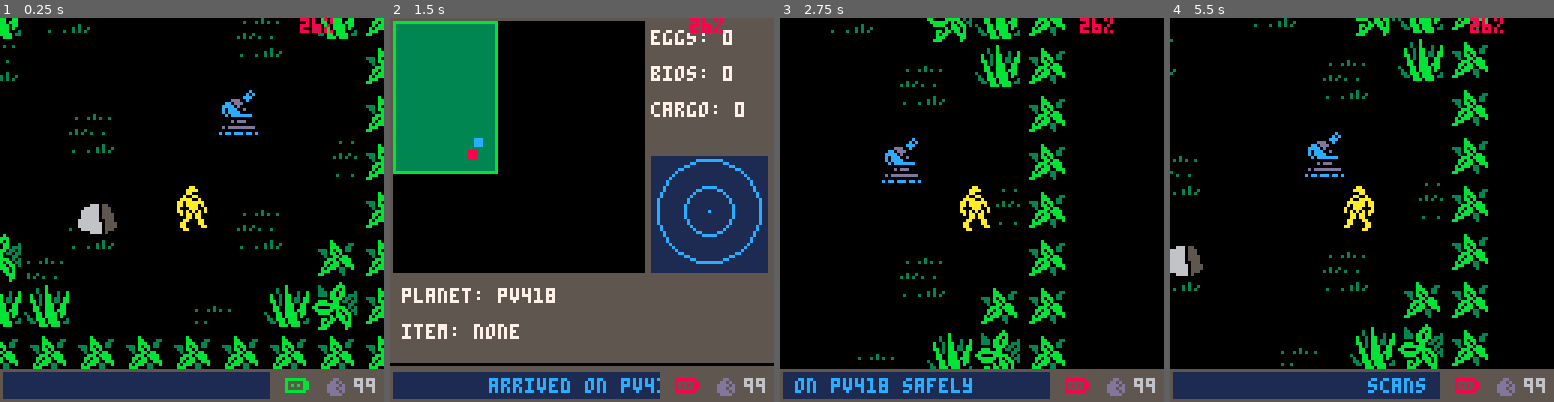
Above: before the commit, frames 1-4 (left to right).
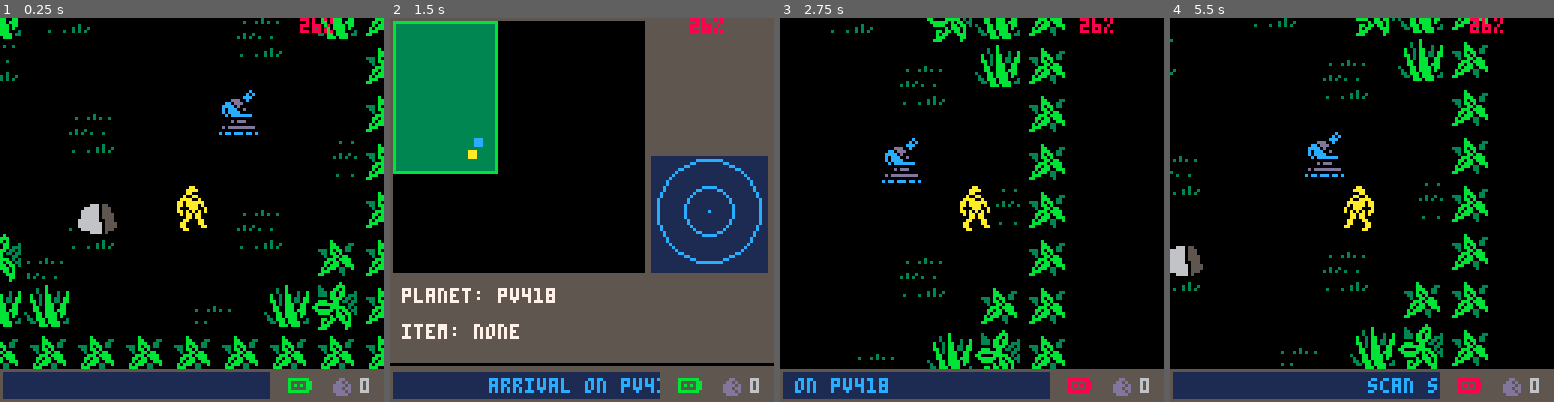
Above: after the commit, the same moments.

Repository: morningtoast/pico8-alien
Game: PICO-8 cartridge ripley.p8
Same seed, same stepped clock (60 frames per second), same inputs: the game is played once before the commit and once after it.
Inputs:
- Up to frame 1 (0.25 s): no input
- Up to frame 2 (1.5 s): tap X (X key) at 0.33, 1.07 s; tap O (Z key) at 0.7 s
- Up to frame 3 (2.75 s): hold Right 1.6-2.1 s; tap O (Z key) at 1.7, 2.1, 2.5 s; tap X (X key) at 1.85 s; hold Up 2.15-2.42 s; hold Right from 2.47 s (still down)
- Up to frame 4 (5.5 s): tap O (Z key) every 0.4 s from 2.9 to 5.3 s; tap X (X key) at 2.97, 4.08, 5.2 s; release Right at 3.03 s; hold Left 3.08-3.58 s; hold Down 3.63-3.97 s; hold Right 4.02-4.68 s; hold Up 4.73-5.03 s; hold Left from 5.08 s (still down)

The runs differ from the first frame. In frame 1, 0.4% of the frame differs, in the area x 74-98%, y 93-99%; in frame 2, 1.6%, in the area x 20-98%, y 3-99%; in frame 3, 0.7%; in frame 4, 0.5%.

Commit message:
Text work

Diff:
--- a/ripley.p8
+++ b/ripley.p8
@@ -5,7 +5,7 @@
 --
 -- #globals and system needs
 --
-t=0
+gt=0
 
 ef=function() end
 cart_update,cart_draw=ef,ef
@@ -13,7 +13,7 @@
 	u=u or ef
 	d=d or ef
 	cart_update,cart_draw=u,d
-	t=0
+	gt=0
 end
 
 
@@ -27,6 +27,7 @@
 	p_freeze=0
 	p_st=1 -- state: 1=unarmed, 2=gun, 3=beacon
 	p_spr=32
+	p_transport_t=0
 end
 
 function p_update()
@@ -77,32 +76,47 @@
 		-- when player gets to a body, switch modes
 		if tile.occupant=="egg" then
 			eggs_collected=min(eggs_collected+1,10)
+			egg_count+=1
 			current_level.eggs=min(current_level.eggs-1,0)
 
 			set_tile_occupant(p_tx,p_ty,"empty")
 
-			add_ticker_text("egg collected;"..current_level.eggs.." eggs remaining;")
+			add_ticker_text("alien egg collected;"..current_level.eggs.." eggs remaining")
 
 
 			if eggs_collected>=10 then
-				add_ticker_text("mission accomplished;return to transport beacon immediately;")
-			end
-		end
-
-
+				add_ticker_text("mission accomplished;return to transport beacon immediately")
+			end
+		end
+
+		-- player hits transport beacon
 		if tile.occupant=="transport" and not p_transport then
 			printh(p_transport)
 			eggs_collected=min(eggs_collected+1,10)
 			if current_level.eggs>0 then
-				add_ticker_text("contacting shuttle...;mission: find alien eggs;",true)
+				add_ticker_text("contacting dropship...;dropship unavailable",true)
 			else
-				add_ticker_text("contacting shuttle...;preparing for arrival;",true)
+				add_ticker_text("contacting dropship...",true)
+				p_transport_t=1
 			end
 			p_transport=true
 		end
 
 		if tile.occupant!="transport" and p_transport then
 			p_transport=false
+		end
+
+		if p_transport_t>1 then
+			p_transport_t+=1
+
+			if p_transport_t==100 then
+				add_ticker_text("dropship en route")
+			end
+
+			if p_transport_t==300 then
+				-- level complete
+				-- #todo
+			end
 		end
 
 
@@ -114,7 +128,7 @@
 		end
 
 
-		-- action; shoot or place beacon
+		-- use item
 		if btnxp then
 			-- beacon
 			if p_st==3 then
@@ -168,8 +182,6 @@
 		end
 
 	else
-		minimap_battery+=1
-
 		if btnzp then
 			minimap_battery=600
 			map_mode=false
@@ -285,7 +297,7 @@
 			update_walker(self)
 
 			if self.tile.occupant=="body" then
-				add_ticker_text("adult xenomorph has been detected;avoid close proximity;continue egg search;")
+				add_ticker_text("adult xenomorph has been detected;avoid close proximity")
 				add_alien(self.tx,self.ty)
 				del(actors,self)
 			end
@@ -481,7 +493,7 @@
 
 -- #walker - common logic for actors that move around the map
 function update_walker(self)
-	-- id: 1=hugger, 2=alien
+	-- self is actor object - id: 1=hugger, 2=alien
 	local id=self.id
 	local dest={}
 
@@ -816,7 +828,7 @@
 end
 
 
--- returns list of tiles of specified occupant
+-- returns list of tiles of specified occupant + pixel coordinates
 -- filter_tiles(str_occupant)
 function filter_tiles(occupant)
 	local list={}
@@ -824,6 +836,7 @@
 	for tx=1,map_tilew do
 		for ty=1,map_tileh do
 			local t=level_grid[tx][ty]
+			t.x,t.y=tile_to_px(x,y)
 
 			if t.occupant==occupant then
 				add(list,t)
@@ -834,7 +847,7 @@
 	return list
 end
 
-
+-- Returns array of actors that are either huggers or aliens
 function get_aliens()
 	local t={}
 	for a in all(actors) do
@@ -853,12 +866,13 @@
 
 -- finds nearest object based on x/y pixel coordinates
 -- list objects must have x/y values!!
+-- find_nearest(int_pixelX,int_pixelY, tbl_items)
 function find_nearest(x,y,list)
 	local d=9999
 	local n=false
 
 	for t in all(list) do
-		local far=sqrt(((t.x-x)/16)^2+((t.y-y)/16)^2)*16
+		local far=distance(t.x,t.y, x,y)
 
 		if far<d then
 			d=far
@@ -1109,14 +1123,12 @@
 		end
 	end
 
-	for a in all(actors) do
-		if a.id==1 or a.id==2 then
-			add(minimap, {x=a.tx,y=a.ty,c=11})
-			minimap_txt_bio+=1
-		end
-	end
-
-	add(minimap, {x=p_tx,y=p_ty,c=8})
+	for a in all(get_aliens()) do
+		add(minimap, {x=a.tx,y=a.ty,c=11})
+		minimap_txt_bio+=1
+	end
+
+	add(minimap, {x=p_tx,y=p_ty,c=10}) --player position
 end
 
 
@@ -1126,13 +1138,13 @@
 
 		radar_dots={}
 
-		for a in all(actors) do
+		for a in all(get_aliens()) do
 			if in_range(a.cx,a.cy, p_cx,p_cy, 64) then
-				local rx,ry=get_line(106,64,10, atan2(a.cx-p_cx, a.cy-p_cy))
+				local rx,ry=get_line(106,64,13, atan2(a.cx-p_cx, a.cy-p_cy))
 				add(radar_dots,{x=rx,y=ry})
 			else
 				if in_range(a.cx, a.cy, p_cx,p_cy, 128) then
-					local rx,ry=get_line(106,64,10, atan2(a.cx-p_cx, a.cy-p_cy))
+					local rx,ry=get_line(106,64,9, atan2(a.cx-p_cx, a.cy-p_cy))
 					add(radar_dots,{x=rx,y=ry})
 				end
 			end
@@ -1143,32 +1155,32 @@
 end
 
 function minimap_draw()
--- chrome
 	rectfill(0,0, 127,116, 5) --base grey
 
-	--radar
+	--sidebar
 	rectfill(87,45, 125,84, 1)
 	pset(106,64,12)
 	circ(106,64,8,12)
 	circ(106,64,17,12)
 
-	circ(106,64,minimap_radar,7)
+	circ(106,64,minimap_radar,7) -- growing circle
 
 	for d in all (radar_dots) do
-		circfill(d.x,d.y,1,8)
-	end
-
+		circfill(d.x,d.y,1,7)
+	end
+
+	print("eggs: "..minimap_txt_eggs.."\n\nbios: "..minimap_txt_bio.."\n\ncargo: "..egg_count, 87, 4, 7)
+
+
+	-- chrome
 	rectfill(85,0, 127,45, 5)
 	rect(85,45, 127,85,5)
 	rect(86,45, 126,85,5)
 	rectfill(0,85, 127,116, 5) --base grey
 	rect(0,0, 85,85, 5)
-
 	line(0,115,127,115, 0)
 
-
-
-	--upper console; 116 is lower limit
+	--level minimap; 116 is lower limit
 	rectfill(1,1, 84,84, 0) --full bg, blue
 	rectfill(2,2, (map_tilew*2)+2,(map_tileh*2)+2, 3) --level bg, black
 	rect(1,1, (map_tilew*2)+3,(map_tileh*2)+3, 11) --border
@@ -1182,10 +1194,7 @@
 	if p_st==2 then item="pulse rifle" end
 	if p_st==3 then item="alien bait" end
 
-
-	print("eggs: "..minimap_txt_eggs.."\n\nbios: "..minimap_txt_bio.."\n\ncargo: "..eggs_collected, 87, 4, 7)
-
-	print("planet: pv418\n\nitem: "..item, 4, 90, 7)
+	print("planet: "..current_level.name.."\n\nitem: "..item, 4, 90, 7)
 end
 
 
@@ -1225,7 +1234,7 @@
 end
 
 function ticker_common()
-	local list=split("bait only works on adult aliens;"..current_level.eggs.." eggs remaining;use \142 to scan area;cameleon aliens cannot be killed;your map will recharge over time;your map uses battery power;bait only lasts a few moments;baby aliens search for bodies;use your items wisely;aliens will attack if you get too close;")
+	local list=split("bait only works on adult aliens;"..current_level.eggs.." eggs remaining;use \142 to scan area;camo aliens cannot be killed;camo alien attack paralyzes;scanner will recharge over time;scanning uses battery power;bait only lasts a few moments;baby aliens search for bodies;use your items wisely;aliens will attack if you get too close")
 	add_ticker_text(rnd_table(list)..";")
 	printh("generic text")
 end
@@ -1239,31 +1248,26 @@
 	end
 
 	-- chrome
-
 	rectfill(90,117, 127,127, 5)
 	rect(0,117, 90,127,5)
-	--line(0,116, 127,116, 5)
 
 
 	-- battery
 	if minimap_battery>0 then pal(11,8) end
-	spr(23, 95,120)
+	spr(23, 96,120)
 	pal()
 
 	 --egg count
-	spr(16, 108,119)
-	print("99",118,120, 6)
+	spr(16, 110,119)
+	print(eggs_collected,120,120, 6)
 end
 
 
 -- #levels - define levels
 
 levels={}
-levels[1]={
-	name="pv418",w=2,h=3,bodies=2,eggs=1,eggtimer=480,snipers=0,colors=false
-}
-
-eggs_collected=0 --total eggs collected by player
+levels[1]={name="pv418",w=2,h=3,bodies=2,eggs=1,eggtimer=480,snipers=0,colors=false}
+
 
 
 
@@ -1279,6 +1283,7 @@
 	minimap_battery = 0
 	map_mode        = false
 	egg_timer       = current_level.eggtimer
+	egg_count       = 0
 
 
 	p_init()
@@ -1286,7 +1291,7 @@
 	--add_bodies(current_level.bodies)
 	--add_eggs(current_level.eggs)
 
-	add_ticker_text("arrived on "..current_level.name.." safely;scans show "..current_level.eggs.." eggs in vicinity;find eggs before they hatch;")
+	add_ticker_text("arrival on "..current_level.name..";scan shows "..current_level.eggs.." eggs in vicinity;find eggs before they hatch")
 
 
 	if levelid==1 then
@@ -1308,30 +1313,30 @@
 	if egg_timer<=0 then
 		local t=get_random_tile("egg")
 		if t then
-			add_ticker_text("egg hatch detected;avoid close proximity to life forms;",true)
+			add_ticker_text("egg hatch detected;avoid close proximity",true)
 
 			current_level.eggs-=1
 			if current_level.eggs<=0 then
-				add_ticker_text("no more eggs detected;return to transport beacon immediately;")
+				add_ticker_text("no more eggs detected;return to transport beacon immediately")
 			else
 				add_ticker_text(current_level.eggs.." eggs remaining")
 			end
 
 			add_hugger(t.tx,t.ty)
 			set_tile_occupant(t.tx,t.ty,"empty")
-			egg_timer=500
-		end
-	end
-
-
-	if t>=1200 then -- toss in generic messages every 8 seconds
+			egg_timer=current_level.eggtimer
+		end
+	end
+
+
+	if gt>=1200 then -- toss in generic messages every 8 seconds
 		if current_level.eggs<=0 then
-			add_ticker_text("no more eggs detected;return to transport beacon immediately;")
+			add_ticker_text("no more eggs detected;return to transport beacon immediately")
 		else
 			ticker_common()
 		end
 
-		t=0
+		gt=0
 	end
 
 	if map_mode then
@@ -1347,6 +1352,14 @@
 
 function game_draw()
 	camera(p_cx-64, p_cy-64)
+
+	if current_level.colors then
+		local swap_bright=current_level.colors[1]
+		local swap_dark=current_level.colors[2]
+
+
+	end
+
 
 	--grass map background
 	for bgx=0,map_w-1 do
@@ -1364,6 +1377,26 @@
 			local plot=level_grid[x][y]
 			local px,py=tile_to_px(x,y)
 
+
+			if plot.occupant=="body" then
+				spr(7,px,py+3,2,1)
+			end
+
+			if plot.occupant=="transport" then
+				spr(10,px,py,2,2)
+			end
+
+			if plot.occupant=="egg" then
+				spr(36,px,py,2,2)
+			end
+
+
+
+			if swap_bright then
+				pal(11,swap_bright)
+				pal(3,swap_dark)
+			end
+
 			if plot.occupant=="wall" then
 				spr(plot.spr, px, py, 2,2)
 			end
@@ -1372,17 +1405,6 @@
 				spr(66, px, py, 2,2)
 			end
 
-			if plot.occupant=="body" then
-				spr(7,px,py+3,2,1)
-			end
-
-			if plot.occupant=="transport" then
-				spr(10,px,py,2,2)
-			end
-
-			if plot.occupant=="egg" then
-				spr(36,px,py,2,2)
-			end
 		end
 	end
 
@@ -1400,23 +1422,24 @@
 		spr(3, (16*m),map_hpx, 2,2)
 	end
 
-	-- non-player actors
+	-- non-player actors; aliens, items
 	for a in all(actors) do
 		a.draw(a)
 	end
+	--pal()
+
+
+	-- player
+	--palt(2,true)
+	--palt(0,false)
+
+	if p_freeze>0 then pal(10,13) end
+
+	bullet_draw()
+	p_draw()
+
 	pal()
 
-
-	-- player
-	palt(2,true)
-	palt(0,false)
-
-	if p_freeze>0 then pal(10,13) end
-
-	p_draw()
-	pal()
-
-	bullet_draw()
 
 
 	-- minimap, user-controlled
@@ -1438,8 +1461,12 @@
 function _init()
 	printh("\n\n=====new load================================================\n\n")
 
+
+	eggs_collected=0 --total eggs collected by player for game session
+	level_grid={}
+	level_list={}
+
 	game_init(1)
-
 end
 
 function _update60()
@@ -1460,7 +1487,7 @@
 	cart_update()
 
 
-	t+=1
+	gt+=1
 end
 
 function _draw()
@@ -1468,16 +1495,125 @@
 	cart_draw()
 
 
+	-- memory debug
 	camera(0,0)
 	print(flr((stat(0)/1024)*100).."%",100,0,8)
 end
 
--- #path
-…(5 lines of a section not shown)…
+…(7 lines of a section not shown)…
+--
+-- #utility functions and libraries
+--
+
+function chg_st(o,ns)
+	o.t=0 o.st=ns
+	printh("change state: "..ns)
+end
+
+function rand(x) return flr(rnd(x)) end
+
+-- debug tools
+debug=false
+function debug_hitbox(x,y,hb)
+	rect(x+hb.x,y+hb.y, x+hb.x+hb.w,y+hb.y+hb.h, 11)
+end
+
+function highlight_tile(pxx,pxy,c)
+	rect(pxx,pxy, pxx+15,pxy+15, c)
+end
+
+
+-- string splitter, returns array
+-- split(string, delimter)
+function split(s,dc)
+	dc=dc or ";"
+	local a={}
+	local ns=""
+	s=s..";"
+
+	while #s>0 do
+		local d=sub(s,1,1)
+		if d==dc then
+			add(a,ns)
+			ns=""
+		else
+			ns=ns..d
+		end
+
+		s=sub(s,2)
+	end
+
+	return a
+end
+
+
+
+-- center string on screen, assumes full viewport
+function center_text(s,y,c) print(s,64-(#s*2),y,c) end
+
+
+
+-- checks to see if value is in a table
+-- in_table(needle, haystack)
+function in_table(element, tbl)
+  for _, value in pairs(tbl) do
+    if value == element then
+      return true
+    end
+  end
+  return false
+end
+
+-- returns random pos value from provided table
+function rnd_table(t)
+	local r=flr(rnd(#t))+1
+	return(t[r])
+end
+
+
+
+-- get dx/dy calculations for movement
+function dir_calc(angle,speed)
+	local dx=cos(angle)*speed
+	local dy=sin(angle)*speed
+
+	return dx,dy
+end
+
+-- returns x/y of point as measured from provided x/y with length and angle
+function get_line(x,y,dist,dir)
+	fx = flr(cos(dir)*dist+x)
+	fy = flr(sin(dir)*dist+y)
+
+	return fx,fy
+end
+
+
+-- returns distance between two points
+function distance(ox,oy, px,py)
+  local a = abs(ox-px)/16
+  local b = abs(oy-py)/16
+  return sqrt(a^2+b^2)*16
+end
+
+
+-- get a random number between min and max
+function random(min,max)
+	n=round(rnd(max-min))+min
+	return n
+end
+
+-- round number to the nearest whole
+function round(num, idp)
+  local mult = 10^(idp or 0)
+  return flr(num * mult + 0.5) / mult
+end
 
 ------------------
 -- #astar algorithm --
@@ -1576,117 +1712,6 @@
 
 	return path
 end
-
-
---
--- #utility functions and libraries
---
-
-function chg_st(o,ns)
-	o.t=0 o.st=ns
-	printh("change state: "..ns)
-end
-
-function rand(x) return flr(rnd(x)) end
-
--- debug tools
-debug=false
-function debug_hitbox(x,y,hb)
-	rect(x+hb.x,y+hb.y, x+hb.x+hb.w,y+hb.y+hb.h, 11)
-end
-
-function highlight_tile(pxx,pxy,c)
-	rect(pxx,pxy, pxx+15,pxy+15, c)
-end
-
-
--- string splitter, returns array
--- split(string, delimter)
-function split(s,dc)
-	dc=dc or ";"
-	local a={}
-	local ns=""
-
-
-	while #s>0 do
-		local d=sub(s,1,1)
-		if d==dc then
-			add(a,ns)
-			ns=""
-		else
-			ns=ns..d
-		end
-
-		s=sub(s,2)
-	end
-
-	return a
-end
-
-
-
--- center string on screen, assumes full viewport
-function center_text(s,y,c) print(s,64-(#s*2),y,c) end
-
-
-
--- checks to see if value is in a table
--- in_table(needle, haystack)
-function in_table(element, tbl)
-  for _, value in pairs(tbl) do
-    if value == element then
-      return true
-    end
-  end
-  return false
-end
-
--- returns random pos value from provided table
-function rnd_table(t)
-	local r=flr(rnd(#t))+1
-	return(t[r])
-end
-
-
-
--- get dx/dy calculations for movement
-function dir_calc(angle,speed)
-	local dx=cos(angle)*speed
-	local dy=sin(angle)*speed
-
-	return dx,dy
-end
-
--- returns x/y of point as measured from provided x/y with length and angle
-function get_line(x,y,dist,dir)
-	fx = flr(cos(dir)*dist+x)
-	fy = flr(sin(dir)*dist+y)
-
-	return fx,fy
-end
-
-
--- returns distance between two points
-function distance(ox,oy, px,py)
-  local a = abs(ox-px)/16
-  local b = abs(oy-py)/16
-  return sqrt(a^2+b^2)*16
-end
-
-
--- get a random number between min and max
-function random(min,max)
-	n=round(rnd(max-min))+min
-	return n
-end
-
--- round number to the nearest whole
-function round(num, idp)
-  local mult = 10^(idp or 0)
-  return flr(num * mult + 0.5) / mult
-end
-
-
 
 
 
